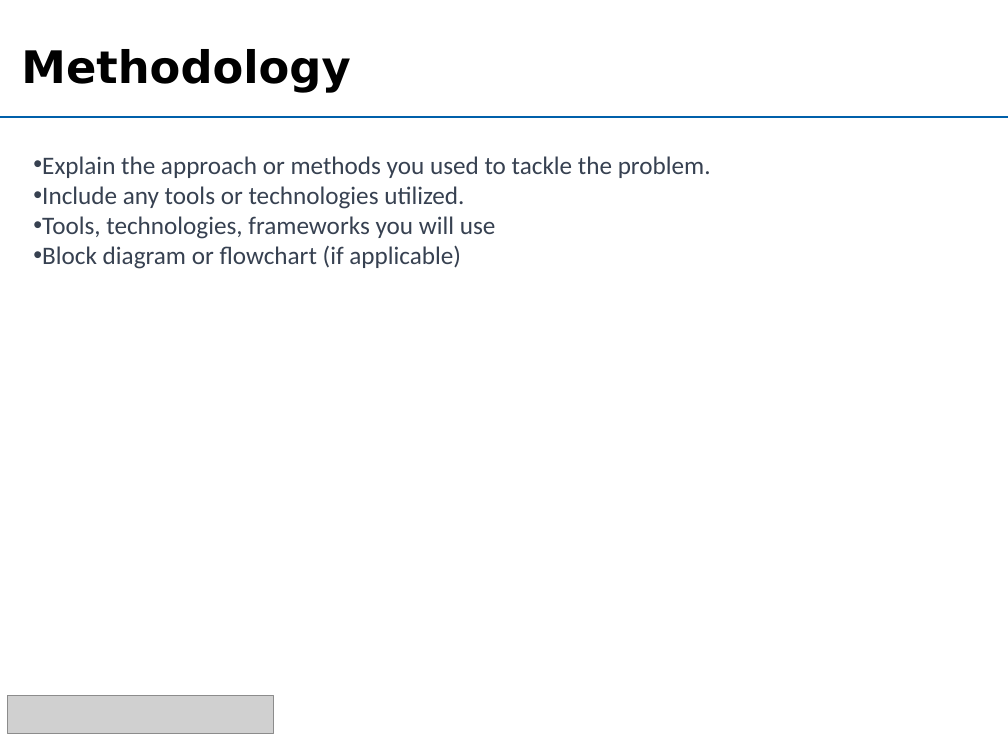
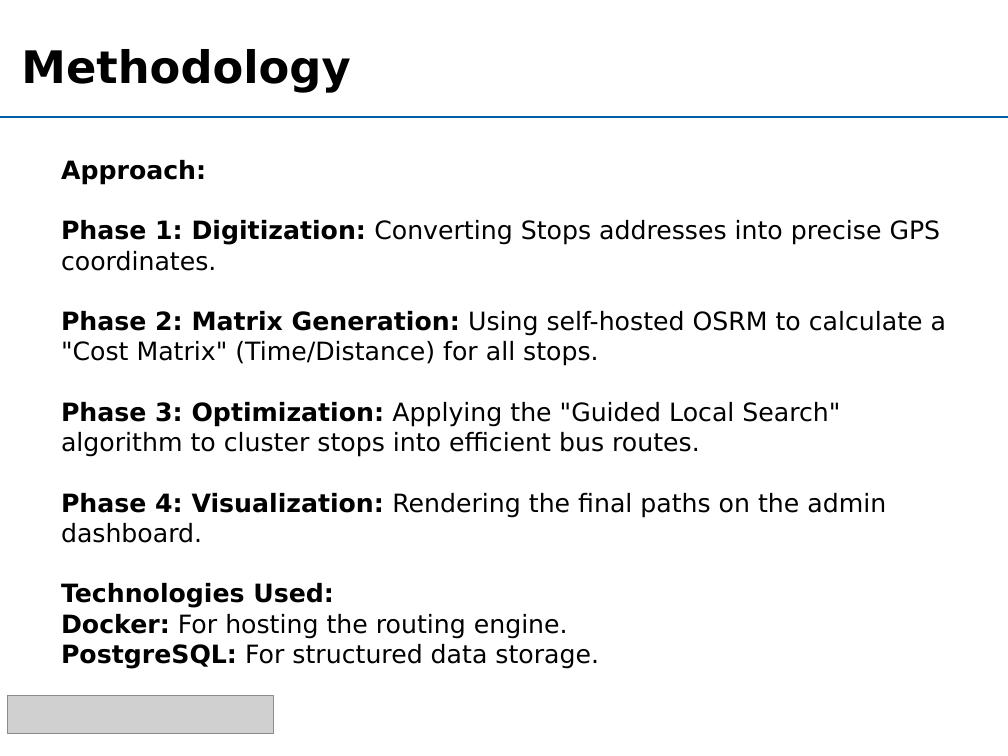
Before and after one commit to NamanKatewa/Minor-Project, a slide deck: slide 9 of data/official/PPT.pptx. Drawn at 1008x756 pixels with LibreOffice and Linux fonts; fonts in the diff are those of the drawing; grey boxes stand for pictures; background and template pictures are left out. Boxes give left, top, right and bottom in pixels: in the first picture for what was removed or moved away, otherwise in the second. Text is boxed around its words. In the diff, an @@ line names an element or a change of style, - is before the commit and + after.

```diff
--- a/data/official/PPT.pptx
+++ b/data/official/PPT.pptx
@@ text removed at [42, 156, 711, 269] @@
-• Explain the approach or methods you used to tackle the problem.
-• Include any tools or technologies utilized.
-• Tools, technologies, frameworks you will use
-• Block diagram or flowchart (if applicable)
@@ text added at [61, 160, 946, 669], 18 pt, text #000000 @@
+Approach:
+Phase 1: Digitization: Converting Stops addresses into precise GPS coordinates.
+Phase 2: Matrix Generation: Using self-hosted OSRM to calculate a "Cost Matrix" (Time/Distance) for all stops.
+Phase 3: Optimization: Applying the "Guided Local Search" algorithm to cluster stops into efficient bus routes.
+Phase 4: Visualization: Rendering the final paths on the admin dashboard.
+Technologies Used:
+Docker: For hosting the routing engine.
+PostgreSQL: For structured data storage.
```
Also in this commit, not shown: 9 other slides changed, 2 other files.
